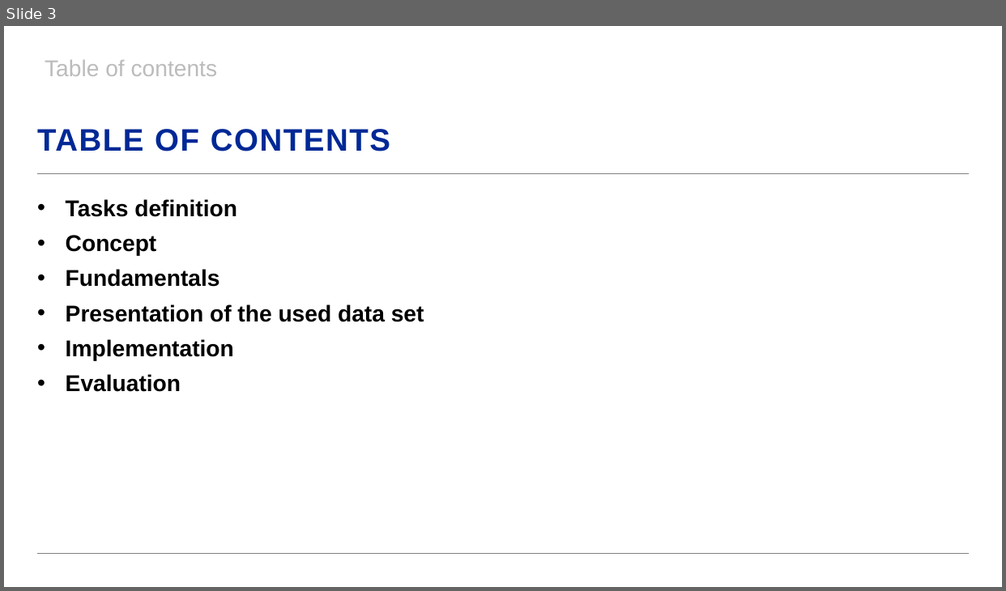
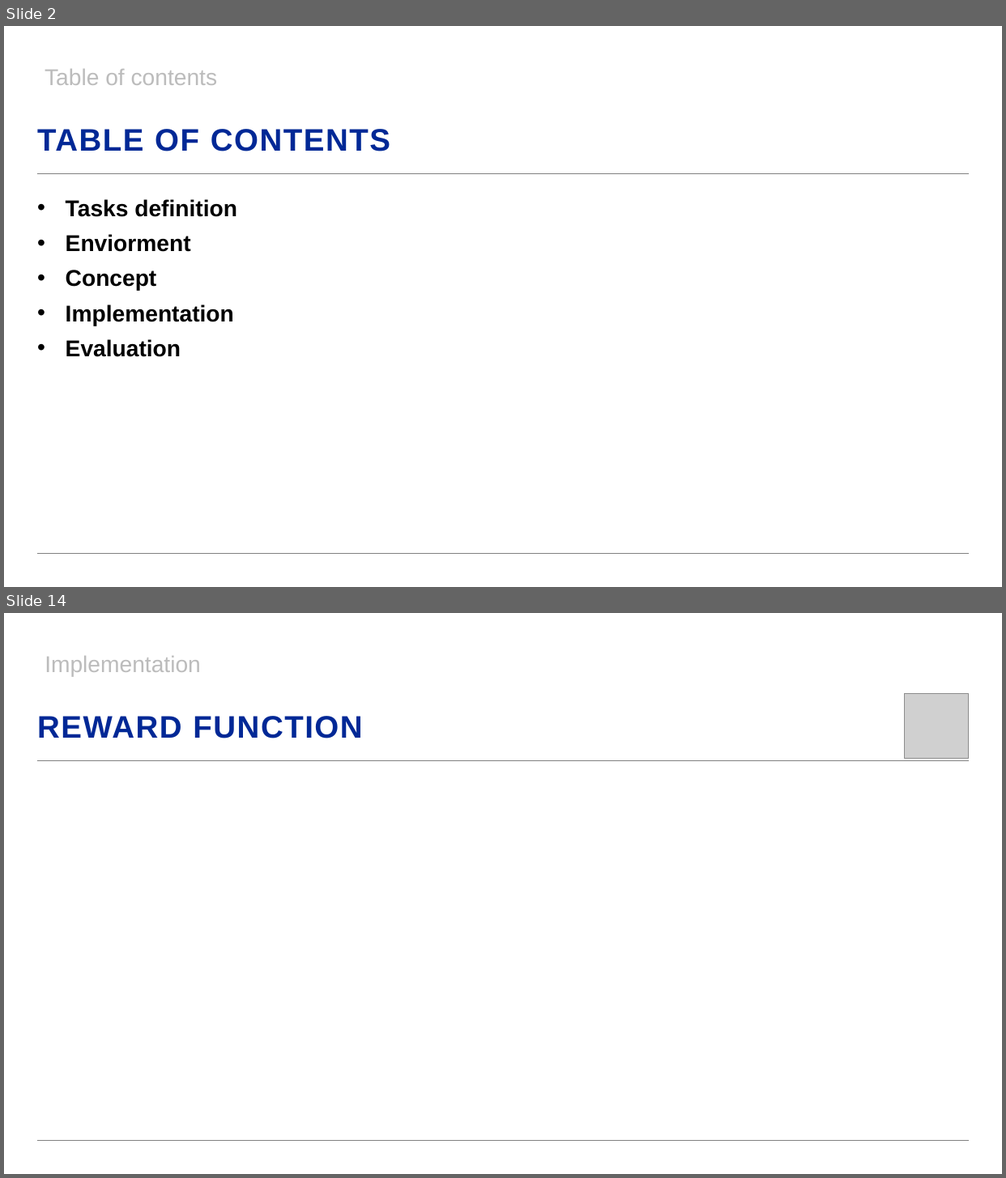
Before and after one commit to dominik-buecher/Architectur_Planning, a slide deck: Architecture_and_Planning.pptx. Shown one above the other, each under a label of ours: slide 3 before the commit, slides 2 and 14 after it; the slides between them are not shown. The pictures are 1006x591 and 1006x1178 pixels, drawn with LibreOffice and Linux fonts; fonts in the diff are those of the drawing; grey boxes stand for pictures; background and template pictures are left out. Boxes give left, top, right and bottom in pixels: in the first picture for what was removed or moved away, otherwise in the second. Text is boxed around its words. In the diff, an @@ line names an element or a change of style, - is before the commit and + after.

```diff
--- a/Architecture_and_Planning.pptx
+++ b/Architecture_and_Planning.pptx
@@ slide 14 added at [4,613,1002,1174], background #FFFFFF; not listed: 2 template elements that a slide beside it also shows @@
@@ text added at [44,656,201,677], 22 pt, text #BCBCBC @@
+Implementation
@@ picture added at [905,694,969,758] @@
@@ title added at [37,716,362,739], 30 pt, text #002896, bold @@
+REWARD FUNCTION
@@ what was slide 3 is now slide 2 @@
@@ slide 2 changed as well @@
@@ text "Table of contents": place and size @@
-text "Table of contents" at [44,60,218,76]
+text "Table of contents" at [44,69,218,85]
@@ text at [66,234,191,252]: paragraph added @@
+• Enviorment
@@ text at [66,269,424,322]: paragraphs removed @@
-• Fundamentals
-• Presentation of the used data set
```
Also in this commit, not shown: 12 other slides added, 5 slides removed, 21 other files.
